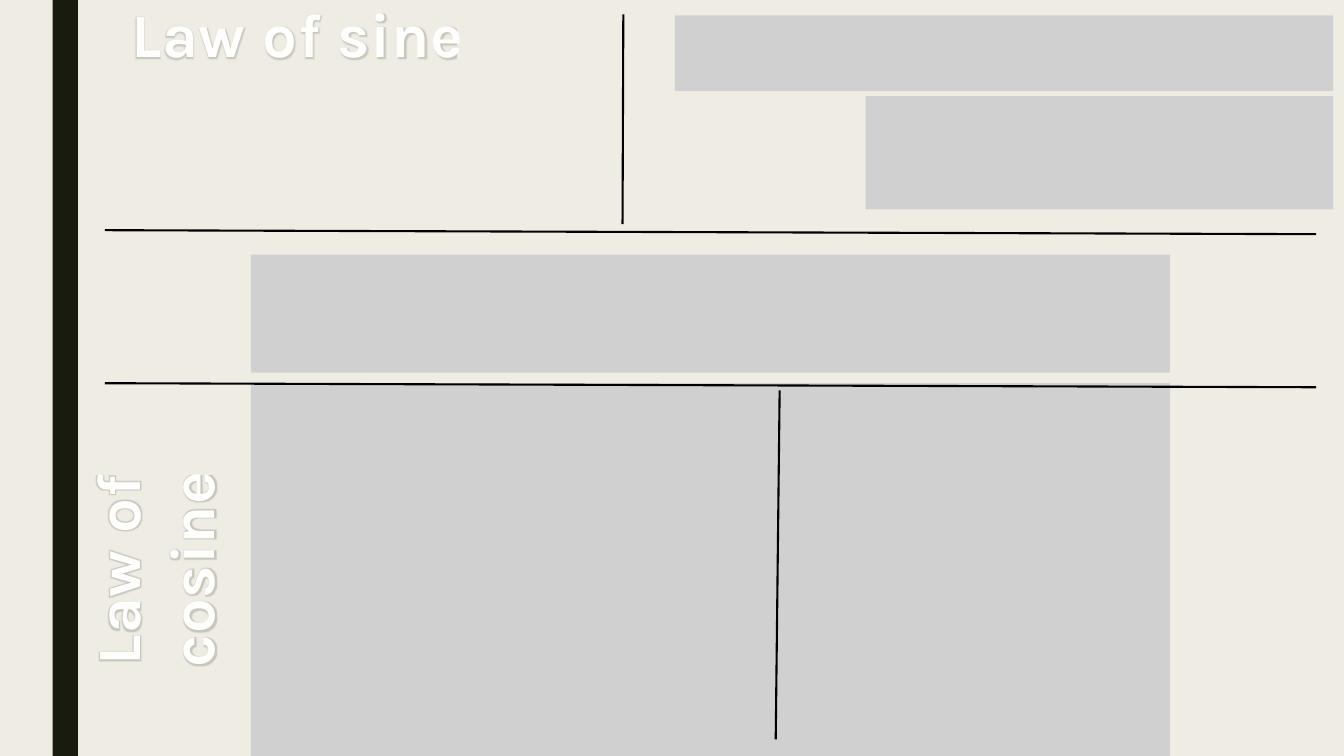
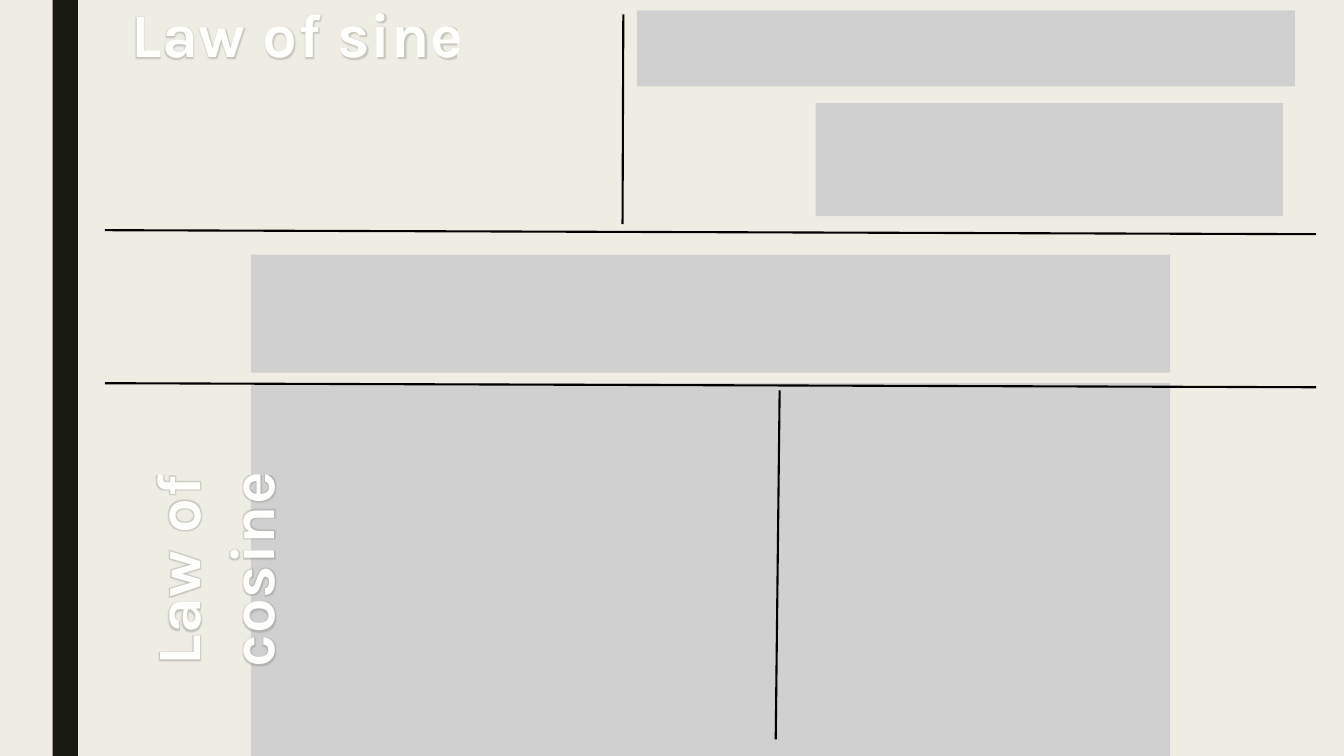
Before and after one commit to codecuddy/pre_calc, a slide deck: slide 4 of _PowerPoints/2nd Semester/Unit 7 Law of Sines and Cosines (Chapter 6 Intro)/PreCalc_Day_054 [Test].pptx. Drawn at 1344x756 pixels with LibreOffice and Linux fonts; fonts in the diff are those of the drawing; grey boxes stand for pictures. Boxes give left, top, right and bottom in pixels: in the first picture for what was removed or moved away, otherwise in the second. Text is boxed around its words. In the diff, an @@ line names an element or a change of style, - is before the commit and + after.

```diff
--- a/_PowerPoints/2nd Semester/Unit 7 Law of Sines and Cosines (Chapter 6 Intro)/PreCalc_Day_054 [Test].pptx
+++ b/_PowerPoints/2nd Semester/Unit 7 Law of Sines and Cosines (Chapter 6 Intro)/PreCalc_Day_054 [Test].pptx
@@ picture: place and size @@
-picture at <box>675,15,1333,91</box>
+picture at <box>637,10,1296,86</box>
@@ picture: place and size @@
-picture at <box>866,96,1334,209</box>
+picture at <box>816,103,1284,216</box>
@@ text "Law of cosine" rewrapped from <box>77,472,231,667</box> to <box>137,475,291,665</box> @@
```
Also in this commit, not shown: 7 other files.
